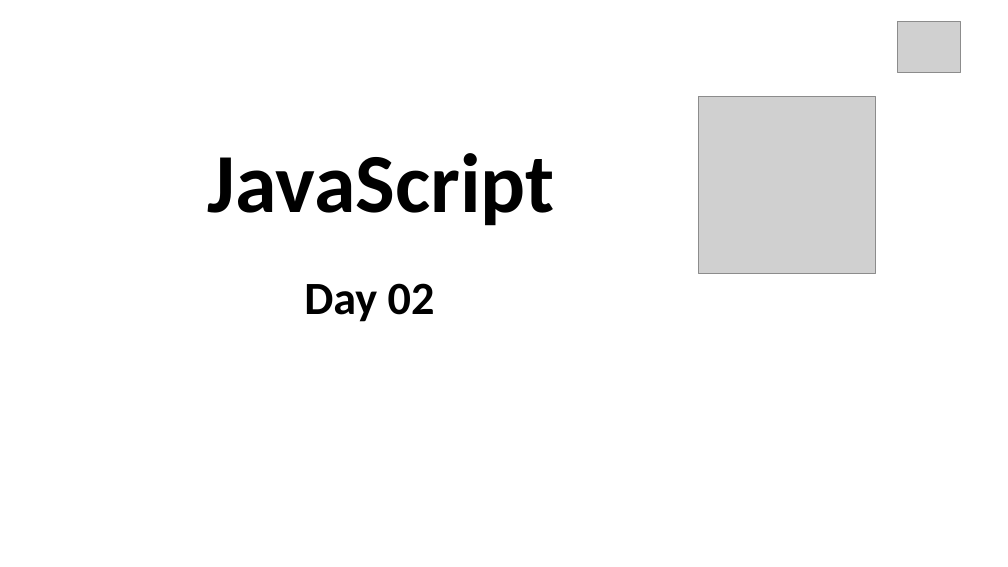
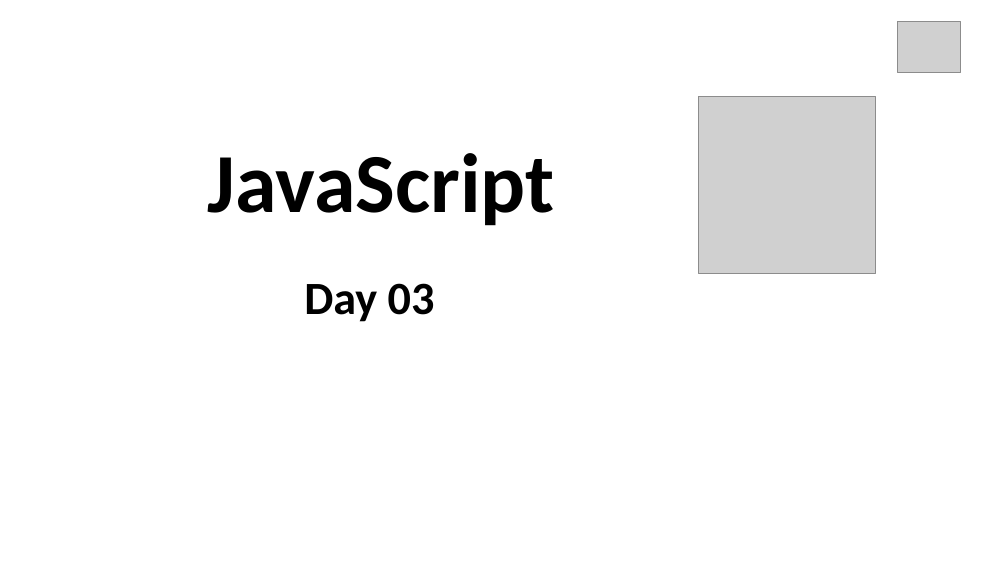
Before and after one commit to pappudey/Course-Code-, a slide deck: slide 12 of js 1st class slide - part 01 .pptx. Drawn at 1008x567 pixels with LibreOffice and Linux fonts; fonts in the diff are those of the drawing; grey boxes stand for pictures. Boxes give left, top, right and bottom in pixels: in the first picture for what was removed or moved away, otherwise in the second. Text is boxed around its words. In the diff, an @@ line names an element or a change of style, - is before the commit and + after.

```diff
--- a/js 1st class slide - part 01 .pptx
+++ b/js 1st class slide - part 01 .pptx
@@ text at bbox=[304, 283, 435, 322]: text changed @@
-Day 02
+Day 03
```
Also in this commit, not shown: 6 slides added, 3 slides removed, 1 other file.
